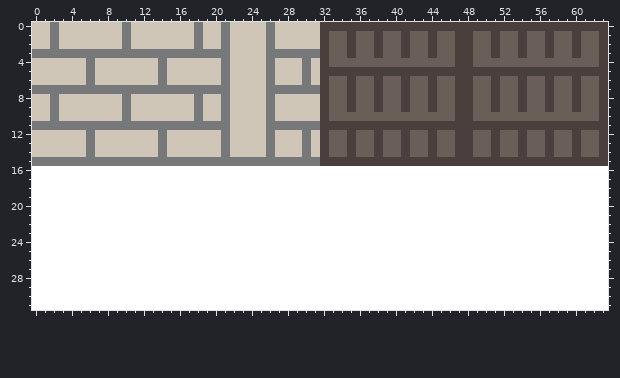
Pixel-art sprite -- src/textures.png. Above, as it was before the edit.
The file is 64x32 pixels. Colours within 5 levels of each other are drawn and written as one.
The result:
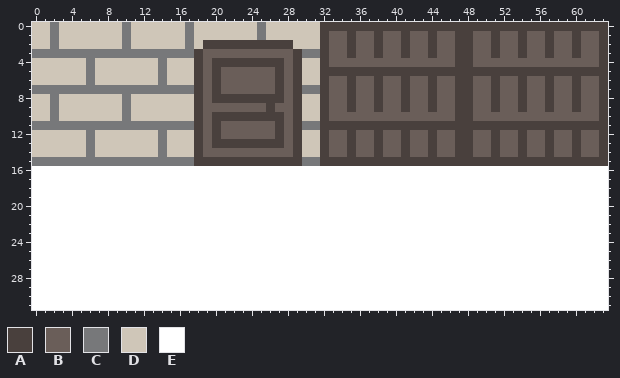
Palette (. is transparent): A #49403d  B #6a5e59  C #77787a  D #cfc6b8  E #ffffff
The commit says: new map format, depth buffer canvas
Difference:
Colour C gives way to colour A in row 2 at x 21 and 26; in row 3 at x 18 and 29; in row 4 at x 21 and 26; in row 7 at x 18, 20, 27 and 29; in row 8 at x 18, 21 and 26; in row 9 at x 18 and 26.
Colour C gives way to colour A in row 10 at x 18, 21 and 26; in row 11 at x 18, 20, 27 and 29; in row 13 at x 21 and 26; in row 15 at x 18 to 29.
Colour D gives way to colour A in row 2 at x 19 to 20, 22 to 25 and 27 to 28; in row 4 at x 18, 20, 22 to 25, 27 and 29; in rows 5 to 6 at x 18, 20, 27 and 29; in row 8 at x 20, 22 to 25, 27 and 29; in row 9 at x 29; in row 10 at x 20, 22 to 25, 27 and 29.
Colour D gives way to colour A in row 12 at x 18, 20, 27 and 29; in row 13 at x 18, 20, 22 to 25, 27 and 29; in row 14 at x 18 and 29.
Colour C gives way to colour B in row 3 at x 19 to 21 and 26 to 28; in rows 5 to 6 at x 21 and 26; in row 7 at x 19, 21, 26 and 28; in row 9 at x 21; in row 11 at x 19, 21, 26 and 28; in row 12 at x 21 and 26.
Colour C gives way to colour B in row 14 at x 21 and 26.
Colour D gives way to colour B in row 3 at x 22 to 25; in row 4 at x 19 and 28; in rows 5 to 6 at x 19, 22 to 25 and 28; in row 7 at x 22 to 25; in row 8 at x 19 and 28; in row 9 at x 19 to 20, 22 to 25 and 27 to 28.
Colour D gives way to colour B in row 10 at x 19 and 28; in row 11 at x 22 to 25; in row 12 at x 19, 22 to 25 and 28; in row 13 at x 19 and 28; in row 14 at x 19 to 20, 22 to 25 and 27 to 28.
Colour D gives way to colour C in rows 0 to 1 at x 17 and 25; in row 2 at x 17.
Colour C gives way to colour D in rows 0 to 1 at x 18, 21 and 26; in row 2 at x 18; in rows 4 to 6 at x 30; in rows 12 to 14 at x 30.
